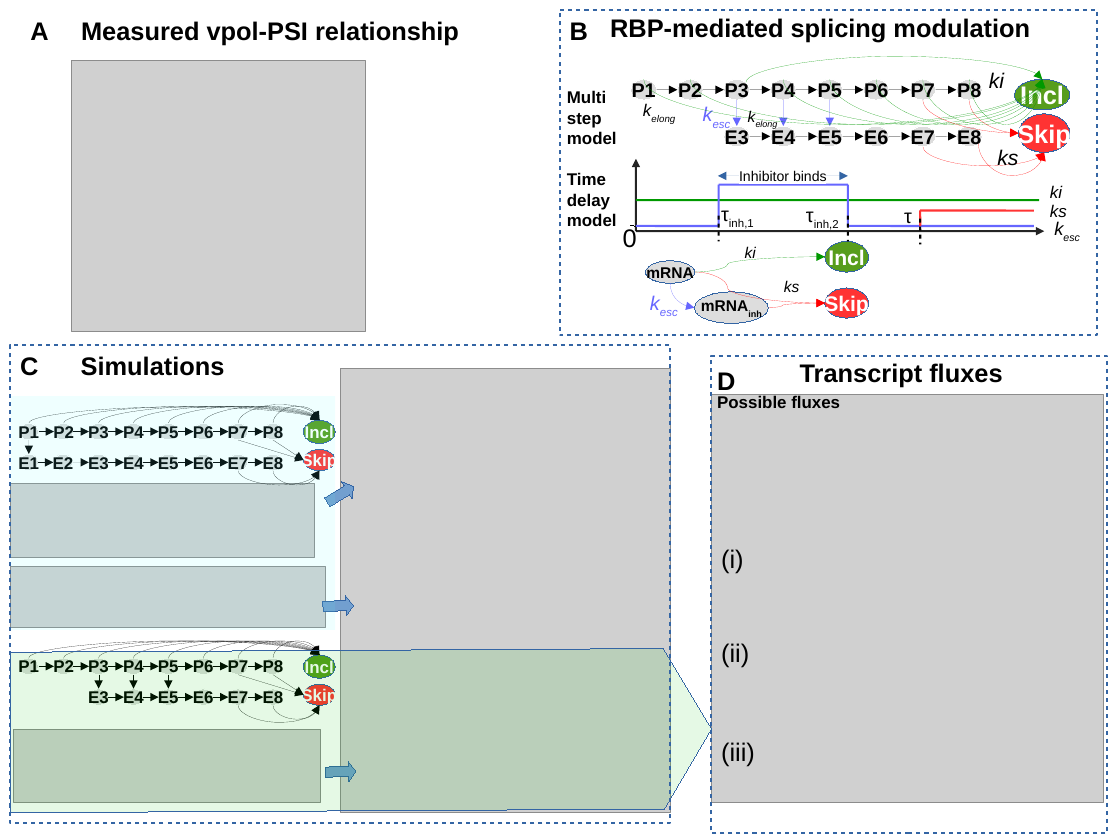
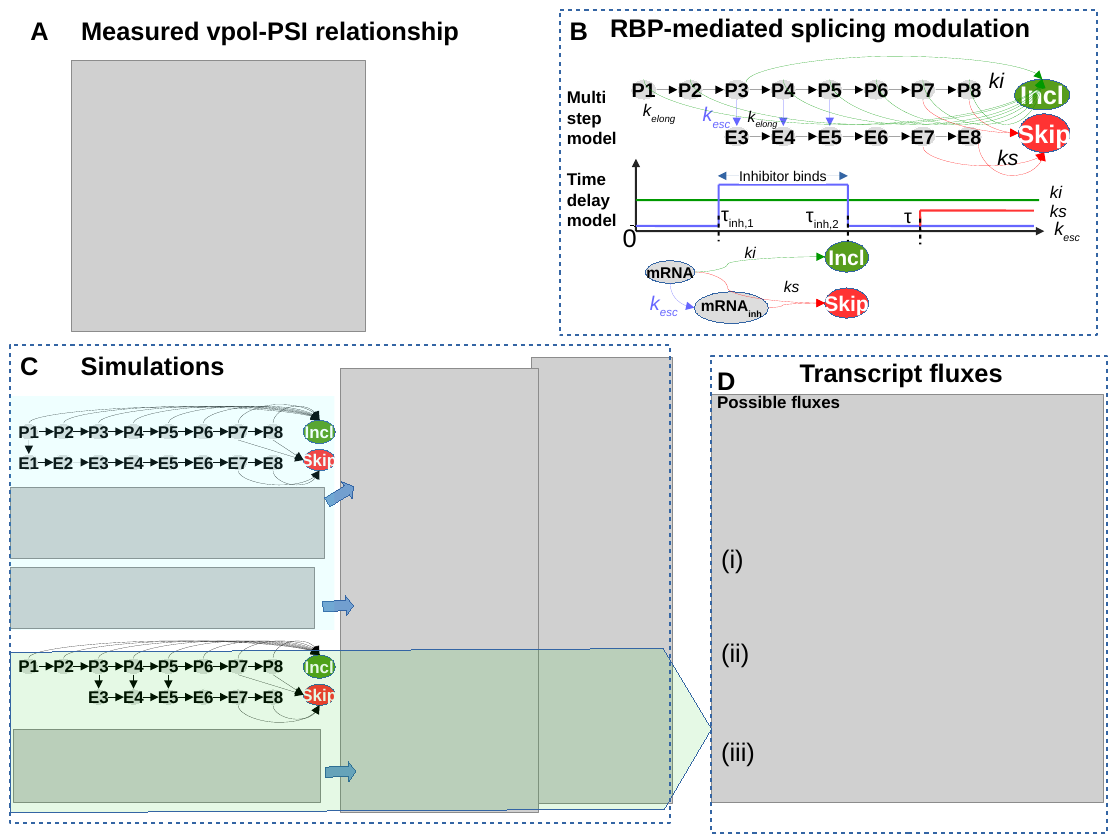
Before and after one commit to Siddharthaaa/SysBioSimulation, a slide deck: slide 4 of docs/Figures_end 2.odp (slide 5 before the commit). Drawn at 1120x840 pixels with LibreOffice and Linux fonts; fonts in the diff are those of the drawing; grey boxes stand for pictures. Boxes give left, top, right and bottom in pixels: in the first picture for what was removed or moved away, otherwise in the second. Text is boxed around its words. In the diff, an @@ line names an element or a change of style, - is before the commit and + after.

```diff
--- a/docs/Figures_end 2.odp
+++ b/docs/Figures_end 2.odp
@@ picture added at [532, 358, 673, 804] @@
@@ picture: place and size @@
-picture at [340, 369, 671, 813]
+picture at [340, 369, 539, 813]
@@ picture: place and size @@
-picture at [10, 484, 315, 558]
+picture at [10, 488, 324, 559]
@@ picture: place and size @@
-picture at [11, 567, 325, 628]
+picture at [10, 567, 315, 628]
@@ text removed at [609, 781, 643, 809] @@
-(iii)
```
Also in this commit, not shown: 2 other slides changed, 1 slide added, 2 slides removed, 6 other files.
